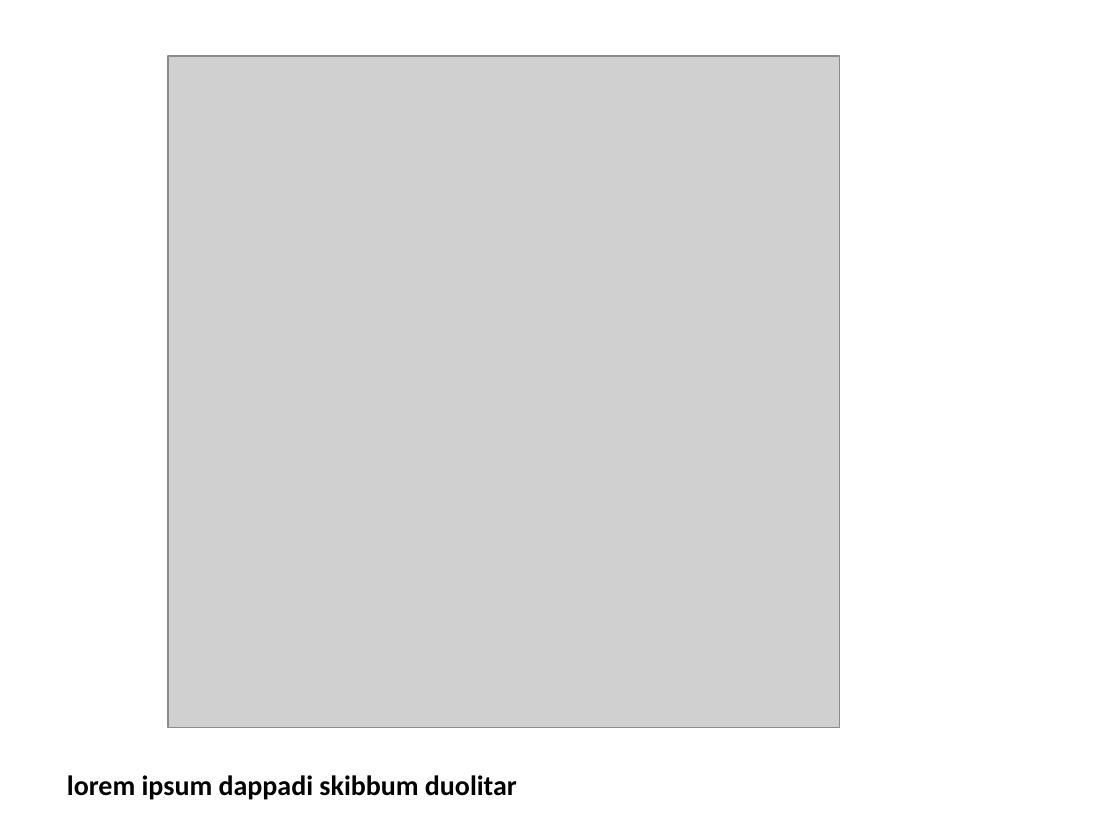
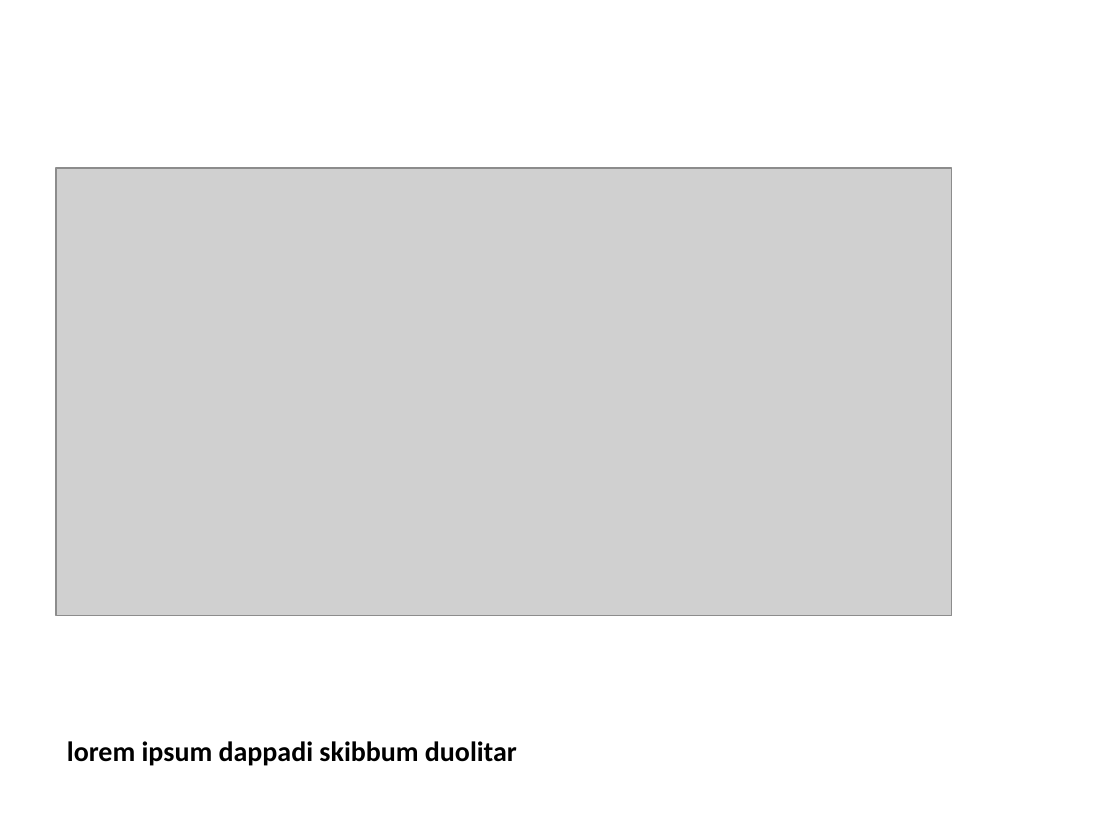
Before and after one commit to rahulvenugopal/PyImageShow, a slide deck: slide 4 of Images/random_images_presentation.pptx. Drawn at 1120x840 pixels with LibreOffice and Linux fonts; fonts in the diff are those of the drawing; grey boxes stand for pictures. Boxes give left, top, right and bottom in pixels: in the first picture for what was removed or moved away, otherwise in the second. Text is boxed around its words. In the diff, an @@ line names an element or a change of style, - is before the commit and + after.

```diff
--- a/Images/random_images_presentation.pptx
+++ b/Images/random_images_presentation.pptx
@@ picture: place and size @@
-picture at [168, 56, 840, 728]
+picture at [56, 168, 952, 616]
@@ text "lorem ipsum dappadi skibbum duolitar": place and size @@
-text "lorem ipsum dappadi skibbum duolitar" at [67, 775, 517, 800]
+text "lorem ipsum dappadi skibbum duolitar" at [67, 741, 517, 766]
```
Also in this commit, not shown: 3 other slides changed, 1 slide added, 6 other files.
